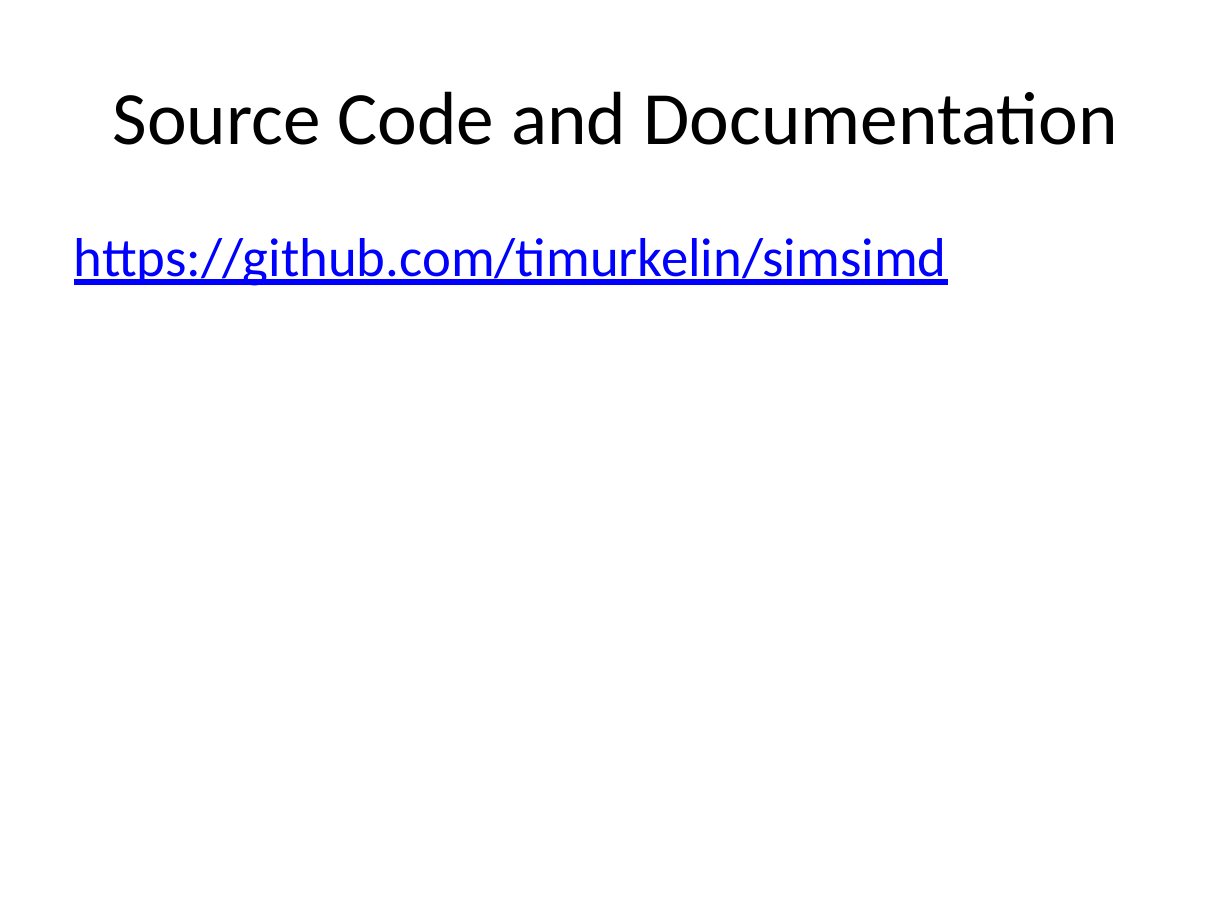
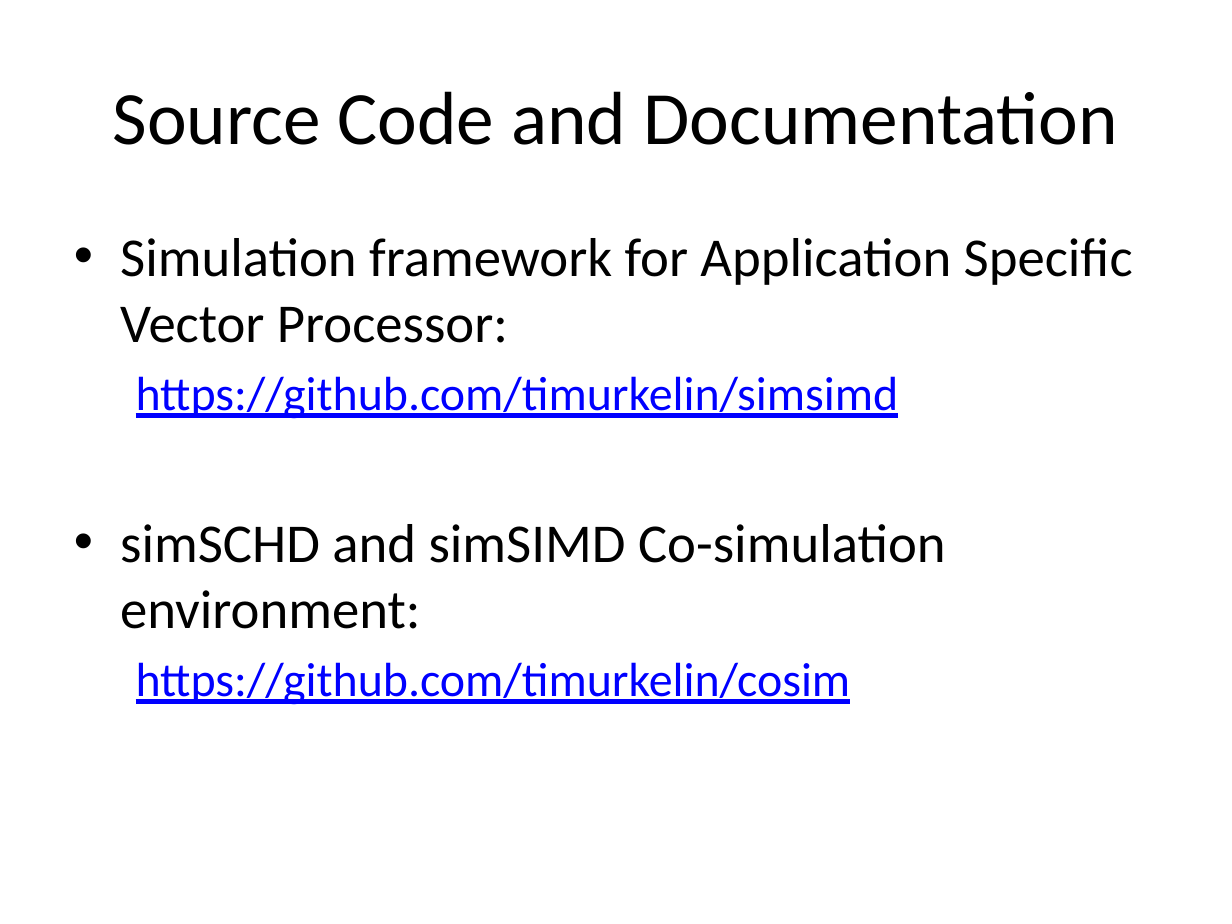
Before and after one commit to timurkelin/simsimd, a slide deck: slide 108 of doc/simsimd.pptx. Drawn at 1232x924 pixels with LibreOffice and Linux fonts; fonts in the diff are those of the drawing; background and template pictures are left out. Boxes give left, top, right and bottom in pixels: in the first picture for what was removed or moved away, otherwise in the second. Text is boxed around its words. In the diff, an @@ line names an element or a change of style, - is before the commit and + after.

Commit message:
Update

```diff
--- a/doc/simsimd.pptx
+++ b/doc/simsimd.pptx
@@ text at (120,238,1133,343): paragraph added @@
+• Simulation framework for Application Specific Vector Processor:
@@ text at (136,376,899,419): size 32 to 28 pt in "https://github.com/timurkelin/simsimd"; list level 1 to 2 in "https://github.com/timurkelin/simsimd" @@
@@ text at (120,524,946,705): paragraphs added @@
+• simSCHD and simSIMD Co-simulation environment:
+  https://github.com/timurkelin/cosim
```
